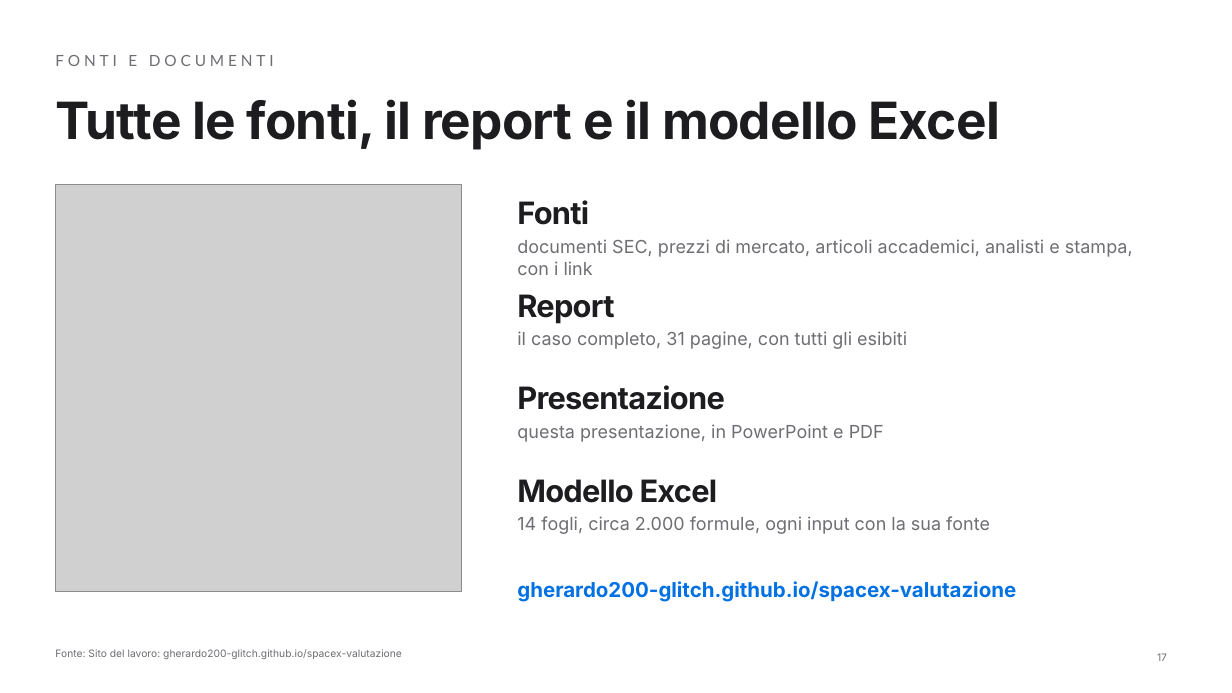
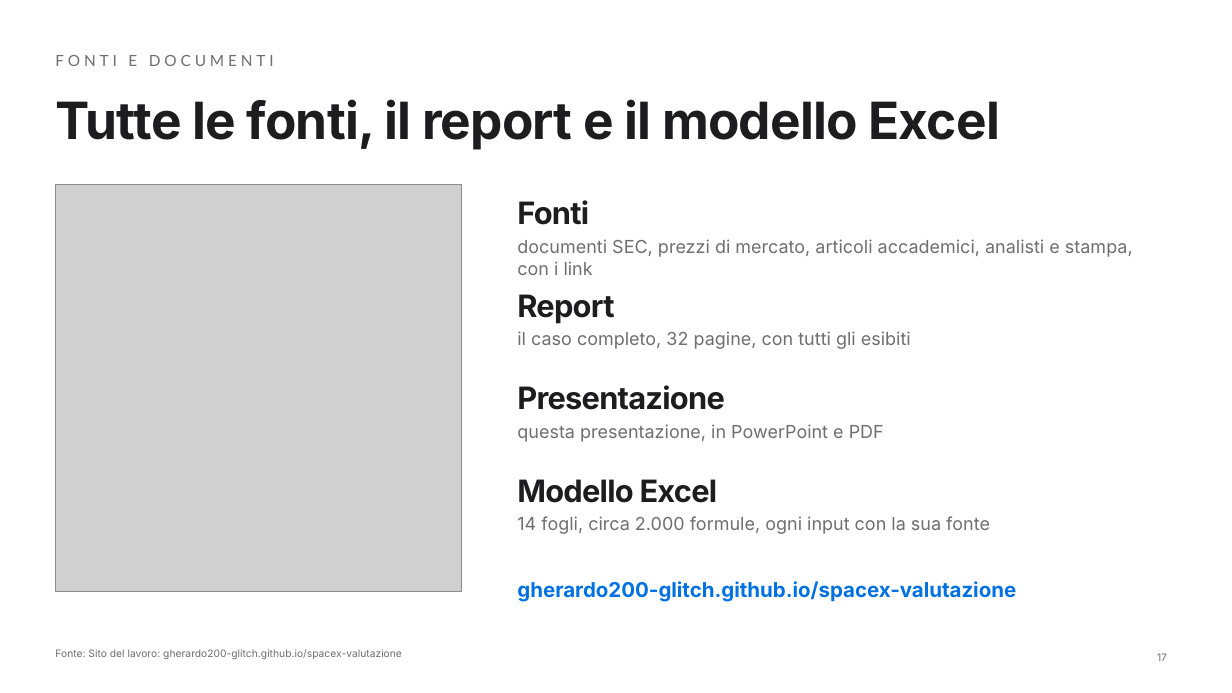
Before and after one commit to gherardo200-glitch/spacex-valutazione, a slide deck: slide 17 of documenti/SpaceX_prezzo_e_valore.pptx. Drawn at 1232x693 pixels with LibreOffice and Linux fonts; fonts in the diff are those of the drawing; grey boxes stand for pictures. Boxes give left, top, right and bottom in pixels: in the first picture for what was removed or moved away, otherwise in the second. Text is boxed around its words. In the diff, an @@ line names an element or a change of style, - is before the commit and + after.

```diff
--- a/documenti/SpaceX_prezzo_e_valore.pptx
+++ b/documenti/SpaceX_prezzo_e_valore.pptx
@@ text at bbox=[517, 331, 911, 349]: text changed @@
-il caso completo, 31 pagine, con tutti gli esibiti
+il caso completo, 32 pagine, con tutti gli esibiti
```
Also in this commit, not shown: 2 other files.
